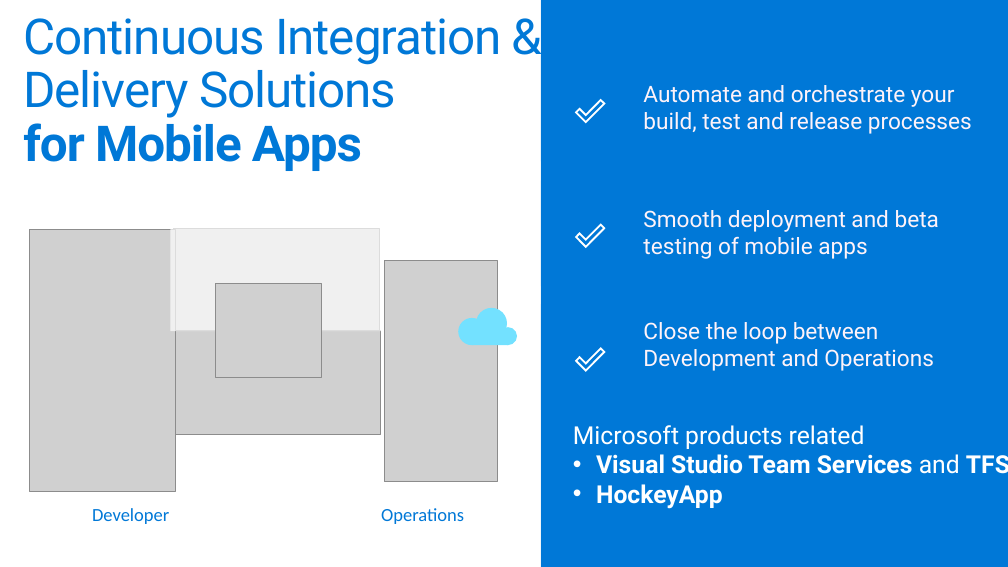
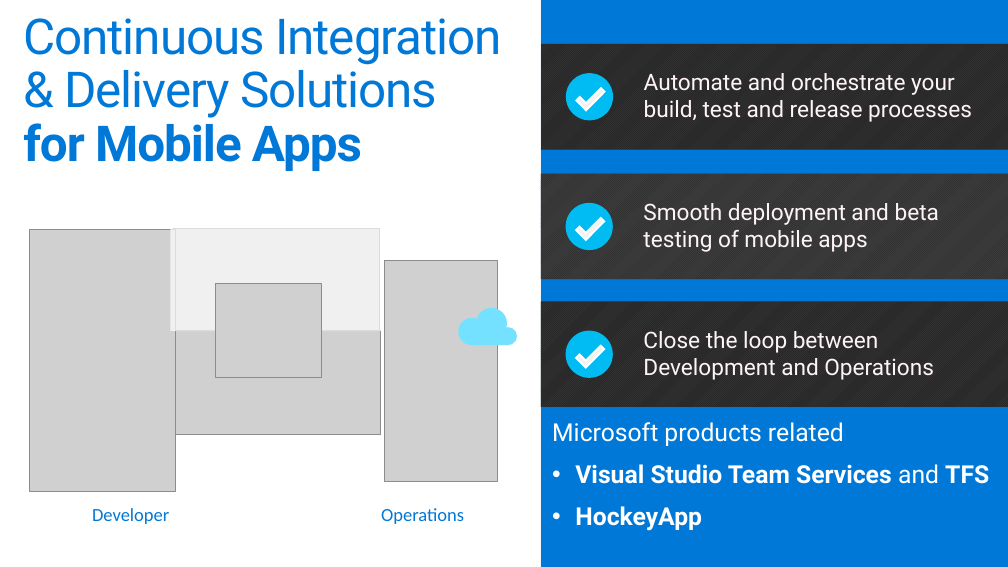
Before and after one commit to sriramdasbalaji/CodeLabs-MobileDevOps, a slide deck: slide 5 of Module2-CI/Slides/Mobile DevOps Module 2.pptx (slide 4 before the commit). Drawn at 1008x567 pixels with LibreOffice and Linux fonts; fonts in the diff are those of the drawing; grey boxes stand for pictures. Boxes give left, top, right and bottom in pixels: in the first picture for what was removed or moved away, otherwise in the second. Text is boxed around its words. In the diff, an @@ line names an element or a change of style, - is before the commit and + after.

Commit message:
Updates slide decks for all modules with consistent content formatting and other small tweaks

```diff
--- a/Module2-CI/Slides/Mobile DevOps Module 2.pptx
+++ b/Module2-CI/Slides/Mobile DevOps Module 2.pptx
@@ 1 text, 1 ellipse, 1 freeform shape, 1 rectangle: place and size @@
-1 text, 1 ellipse, 1 freeform shape, 1 rectangle at box(541, 56, 1008, 162)
+1 text, 1 ellipse, 1 freeform shape, 1 rectangle at box(541, 44, 1008, 149)
@@ rectangle at box(541, 44, 1008, 149): fill #0078D7 to pattern #3C3C3C on #282828 @@
@@ fill #0078D7 to #00BCF2 in 3 elements at box(566, 203, 613, 251), box(566, 331, 613, 378), box(566, 73, 614, 121) @@
@@ freeform shape at box(577, 88, 605, 110): fill #0078D7 to #F2F2F2 @@
@@ 1 text, 1 ellipse, 1 freeform shape, 1 rectangle: place and size @@
-1 text, 1 ellipse, 1 freeform shape, 1 rectangle at box(541, 180, 1008, 286)
+1 text, 1 ellipse, 1 freeform shape, 1 rectangle at box(541, 173, 1008, 279)
@@ rectangle at box(541, 173, 1008, 279): fill #0078D7 to pattern #282828 on #3C3C3C @@
@@ freeform shape at box(576, 218, 604, 240): fill #0078D7 to #F2F2F2 @@
@@ rectangle at box(541, 302, 1008, 407): fill #0078D7 to pattern #3E3E3E on #282828 @@
@@ text "Close the loop between Development ...": place and size @@
-text "Close the loop between Development ..." at box(643, 322, 934, 371)
+text "Close the loop between Development ..." at box(643, 331, 934, 380)
@@ ellipse: place and size @@
-ellipse at box(566, 322, 613, 369)
+ellipse at box(566, 331, 613, 378)
@@ freeform shape at box(576, 345, 604, 368): fill #0078D7 to #F2F2F2; outline redrawn @@
@@ text "Microsoft products related": place and size @@
-text "Microsoft products related" at box(573, 425, 1008, 509)
+text "Microsoft products related" at box(552, 422, 989, 531)
@@ text "Microsoft products related" at box(552, 422, 989, 531): more space between paragraphs @@
```
Also in this commit, not shown: 3 other slides changed, 3 slides added, 1 slide removed, 2 other files.
